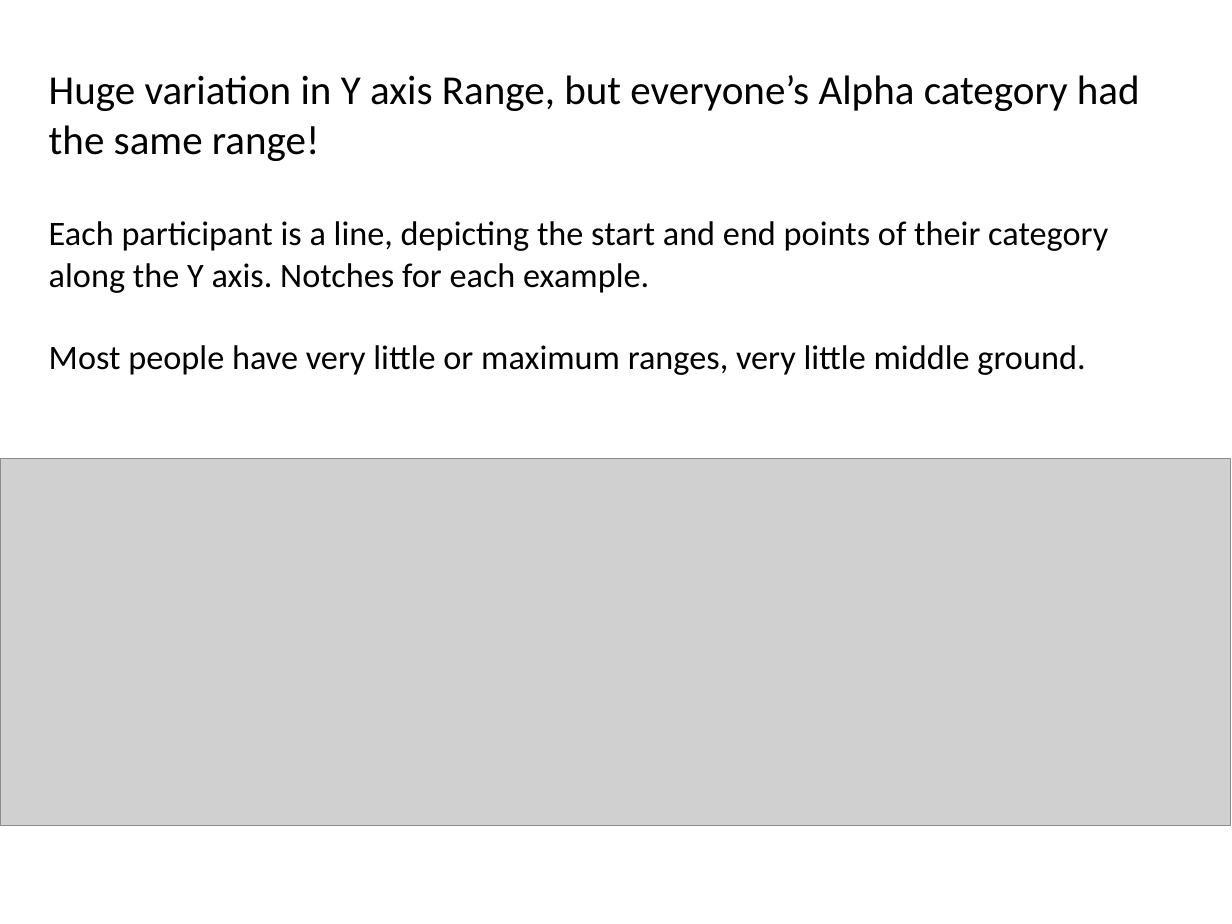
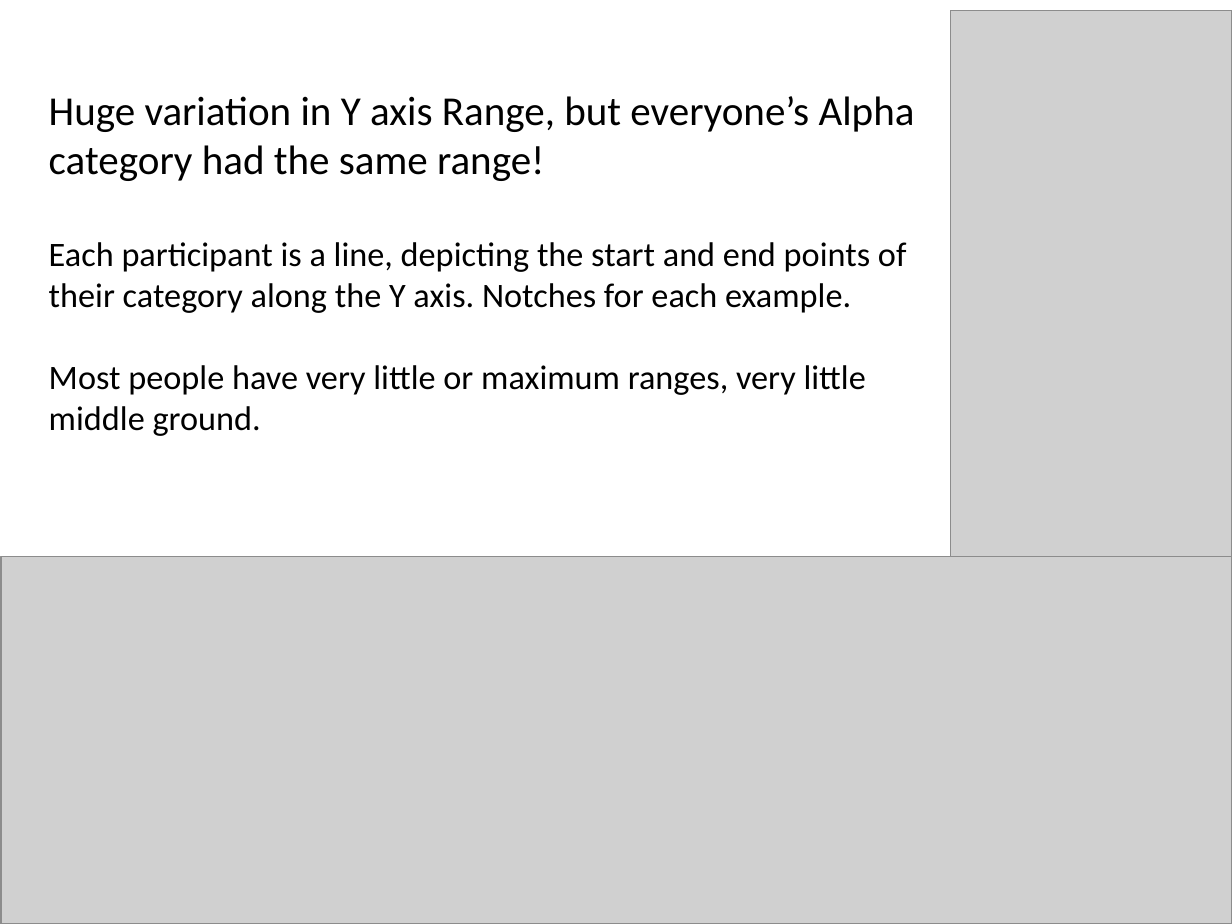
Before and after one commit to AusterweilLab/generating_categories, a slide deck: slide 49 of Presentations/ccn-bbag-march-2-2017.pptx. Drawn at 1232x924 pixels with LibreOffice and Linux fonts; fonts in the diff are those of the drawing; grey boxes stand for pictures. Boxes give left, top, right and bottom in pixels: in the first picture for what was removed or moved away, otherwise in the second. Text is boxed around its words. In the diff, an @@ line names an element or a change of style, - is before the commit and + after.

```diff
--- a/Presentations/ccn-bbag-march-2-2017.pptx
+++ b/Presentations/ccn-bbag-march-2-2017.pptx
@@ picture added at [950,11,1232,557] @@
@@ text "Huge variation in Y axis ..." rewrapped from [49,75,1140,375] to [49,96,915,436] @@
@@ picture: place and size @@
-picture at [0,458,1231,825]
+picture at [1,557,1232,924]
```
Also in this commit, not shown: 9 other slides changed.
